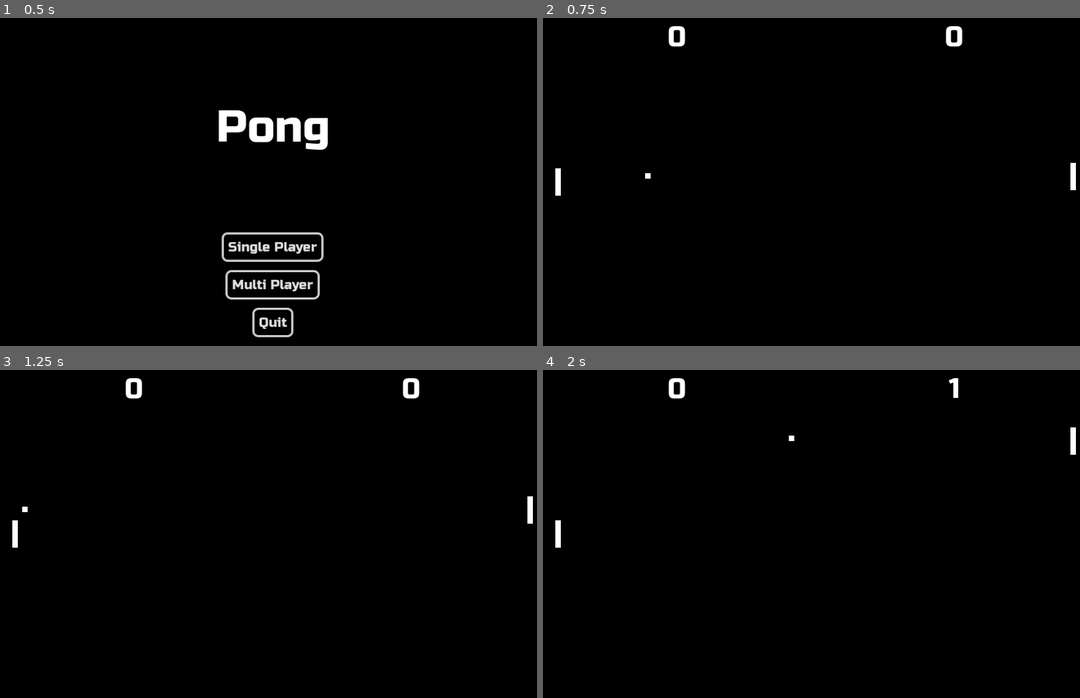
Above: before the commit, frames 1-4 (two rows, left to right).
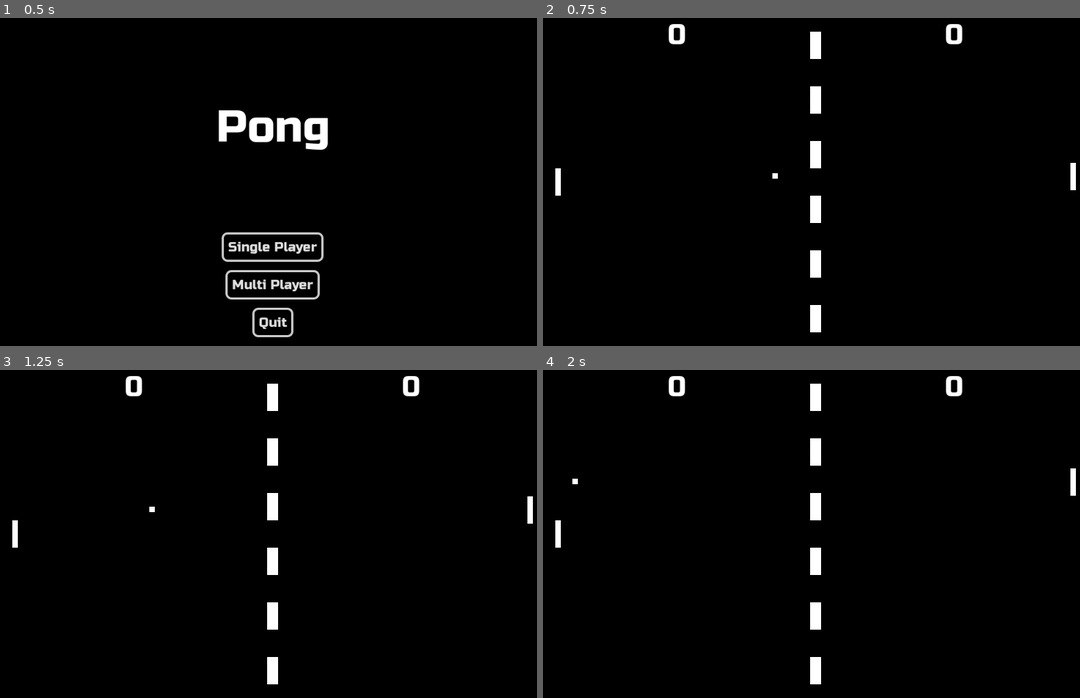
Above: after the commit, the same moments.

Repository: Triavanicus/godot-pong
Game: Godot game, scene res://scenes/MainMenu.tscn
The game is run twice, just before and just after one commit, with the same random seed, the same clock (stepped at 60 frames per second) and the same inputs.
Inputs:
- Up to frame 1 (0.5 s): no input
- Up to frame 2 (0.75 s): click "Single Player" at 0.5 s
- Up to frame 3 (1.25 s): no input
- Up to frame 4 (2 s): hold Down (right_move_down) from 1.28 s (still down)

Frame 1 is identical in both runs. In frame 2, 1.2% of the frame differs, in the area x 19-79%, y 1-96%; in frame 3, 1.2%; in frame 4, 1.5%, in the area x 5-100%, y 1-96%.

Commit message:
Added line in middle of screen

Diff:
--- a/scenes/game.tscn
+++ b/scenes/game.tscn
@@ -5,8 +5,10 @@
 [ext_resource type="PackedScene" uid="uid://b3os6thr86xua" path="res://scenes/ball.tscn" id="3_aa1e0"]
 [ext_resource type="Theme" uid="uid://bprqryutk3og" path="res://resources/theme.tres" id="4_42vhd"]
 
-[node name="Node2D" type="Node2D"]
+[node name="Node2D" type="Node2D" node_paths=PackedStringArray("left_score", "right_score")]
 script = ExtResource("1_xvbgb")
+left_score = NodePath("CenterContainer/Container/CenterContainer/LeftScore")
+right_score = NodePath("CenterContainer/Container/CenterContainer2/RightScore")
 
 [node name="Paddle" parent="." instance=ExtResource("2_7l8w4")]
 
@@ -17,31 +19,101 @@
 
 [node name="Ball" parent="." instance=ExtResource("3_aa1e0")]
 z_index = 3
-position = Vector2(238, 48)
+position = Vector2(470, 133)
 
 [node name="Camera2D" type="Camera2D" parent="."]
 anchor_mode = 0
 
-[node name="Container" type="HSplitContainer" parent="."]
+[node name="CenterContainer" type="Control" parent="."]
+layout_mode = 3
+anchors_preset = 0
 offset_right = 1000.0
-offset_bottom = 70.0
+offset_bottom = 600.0
 
-[node name="CenterContainer" type="CenterContainer" parent="Container"]
+[node name="VBoxContainer" type="VBoxContainer" parent="CenterContainer"]
+layout_mode = 1
+anchors_preset = 13
+anchor_left = 0.5
+anchor_right = 0.5
+anchor_bottom = 1.0
+offset_left = -10.0
+offset_right = 10.0
+grow_horizontal = 2
+grow_vertical = 2
+theme_override_constants/separation = 50
+alignment = 1
+
+[node name="ColorRect" type="ColorRect" parent="CenterContainer/VBoxContainer"]
+custom_minimum_size = Vector2(20, 50)
+layout_mode = 2
+size_flags_horizontal = 4
+size_flags_vertical = 4
+
+[node name="ColorRect2" type="ColorRect" parent="CenterContainer/VBoxContainer"]
+custom_minimum_size = Vector2(20, 50)
+layout_mode = 2
+size_flags_horizontal = 4
+size_flags_vertical = 4
+
+[node name="ColorRect3" type="ColorRect" parent="CenterContainer/VBoxContainer"]
+custom_minimum_size = Vector2(20, 50)
+layout_mode = 2
+size_flags_horizontal = 4
+size_flags_vertical = 4
+
+[node name="ColorRect4" type="ColorRect" parent="CenterContainer/VBoxContainer"]
+custom_minimum_size = Vector2(20, 50)
+layout_mode = 2
+size_flags_horizontal = 4
+size_flags_vertical = 4
+
+[node name="ColorRect5" type="ColorRect" parent="CenterContainer/VBoxContainer"]
+custom_minimum_size = Vector2(20, 50)
+layout_mode = 2
+size_flags_horizontal = 4
+size_flags_vertical = 4
+
+[node name="ColorRect6" type="ColorRect" parent="CenterContainer/VBoxContainer"]
+custom_minimum_size = Vector2(20, 50)
+layout_mode = 2
+size_flags_horizontal = 4
+size_flags_vertical = 4
+
+[node name="ColorRect7" type="ColorRect" parent="CenterContainer/VBoxContainer"]
+custom_minimum_size = Vector2(20, 50)
+layout_mode = 2
+size_flags_horizontal = 4
+size_flags_vertical = 4
+
+[node name="ColorRect8" type="ColorRect" parent="CenterContainer/VBoxContainer"]
+custom_minimum_size = Vector2(20, 50)
+layout_mode = 2
+size_flags_horizontal = 4
+size_flags_vertical = 4
+
+[node name="Container" type="HSplitContainer" parent="CenterContainer"]
+layout_mode = 1
+anchors_preset = 10
+anchor_right = 1.0
+offset_bottom = 61.0
+grow_horizontal = 2
+
+[node name="CenterContainer" type="CenterContainer" parent="CenterContainer/Container"]
 layout_mode = 2
 size_flags_horizontal = 3
 
-[node name="LeftScore" type="Label" parent="Container/CenterContainer"]
+[node name="LeftScore" type="Label" parent="CenterContainer/Container/CenterContainer"]
 layout_mode = 2
 size_flags_horizontal = 4
 theme = ExtResource("4_42vhd")
 theme_override_font_sizes/font_size = 50
 text = "0"
 
-[node name="CenterContainer2" type="CenterContainer" parent="Container"]
+[node name="CenterContainer2" type="CenterContainer" parent="CenterContainer/Container"]
 layout_mode = 2
 size_flags_horizontal = 3
 
-[node name="RightScore" type="Label" parent="Container/CenterContainer2"]
+[node name="RightScore" type="Label" parent="CenterContainer/Container/CenterContainer2"]
 layout_mode = 2
 size_flags_horizontal = 4
 theme = ExtResource("4_42vhd")
--- a/scenes/multi_game.tscn
+++ b/scenes/multi_game.tscn
@@ -5,5 +5,4 @@
 [node name="Node2D" instance=ExtResource("1_ixcpb")]
 
 [node name="Paddle2" parent="." index="1"]
-movement_speed = 500
 is_player = true
--- a/scripts/game.gd
+++ b/scripts/game.gd
@@ -6,10 +6,10 @@
 var left_wins = 0
 var right_wins = 0
 
-@onready
-var left_score := $Container/CenterContainer/LeftScore
-@onready
-var right_score := $Container/CenterContainer2/RightScore
+@export
+var left_score: Label
+@export
+var right_score: Label
 
 # Called when the node enters the scene tree for the first time.
 func _ready():
